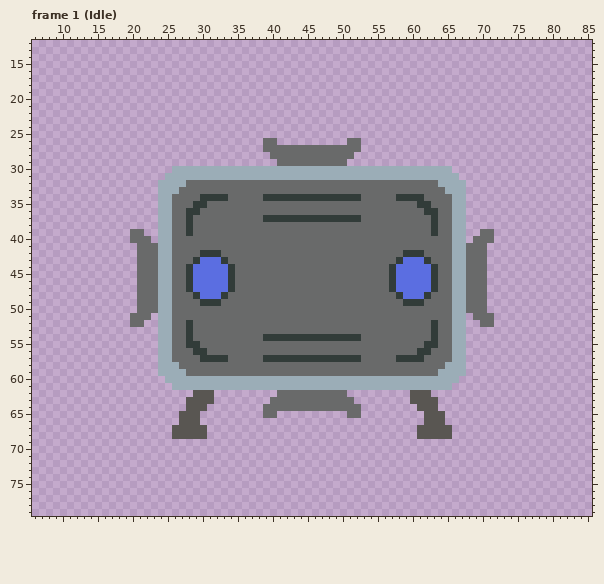
File history of a pixel-art file, public/assets/sprite_rocket_omin.aseprite. This is how it looked before the edit.
92x92 pixels, 33 frames. Shown: frame 1 (Idle): x 6..85, y 12..79. The commit also changed other frames, which this record leaves out.
After the commit:
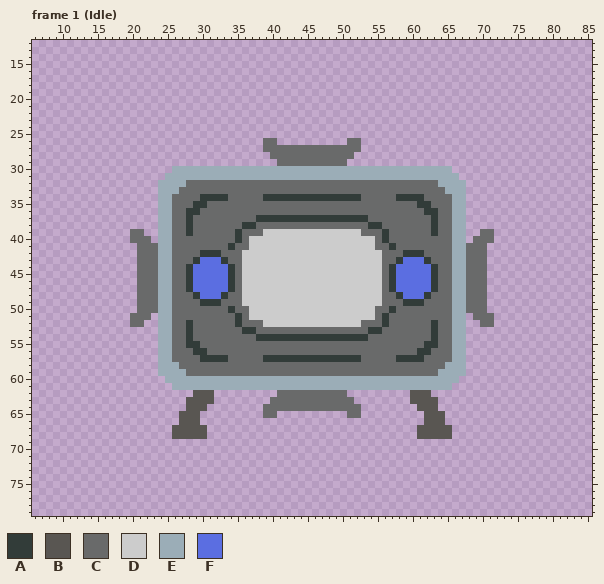
Palette (. is transparent): A #323c39  B #595652  C #696a6a  D #cccccc  E #9badb7  F #5b6ee1
What changed:
layer "Layer 2" added
Frame 1 (Idle), layer "Layer 2":
Colour C becomes colour A in row 37 at x 38 and 53; in row 38 at x 36 to 37 and 54 to 55; in rows 39 to 40 at x 35 and 56; in row 41 at x 34 and 57; in row 50 at x 34 and 57; in rows 51 to 52 at x 35 and 56.
Colour C becomes colour A in row 53 at x 36 to 37 and 54 to 55; in row 54 at x 38 and 53.
Colour C becomes colour D in row 39 at x 39 to 52; in rows 40 to 41 at x 37 to 54; in rows 42 to 49 at x 36 to 55; in rows 50 to 51 at x 37 to 54; in row 52 at x 39 to 52.
Pixel boxes of the changes (left, top, right, bottom) in both pictures:
changed: (228, 215, 396, 341)
